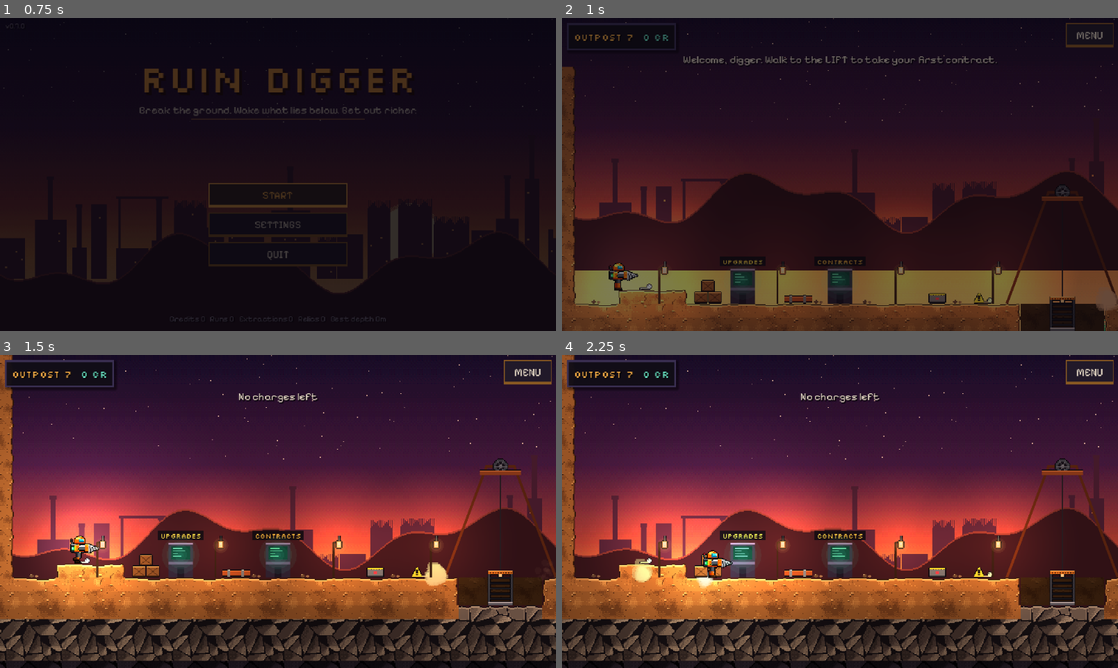
Above: before the commit, frames 1-4 (two rows, left to right).
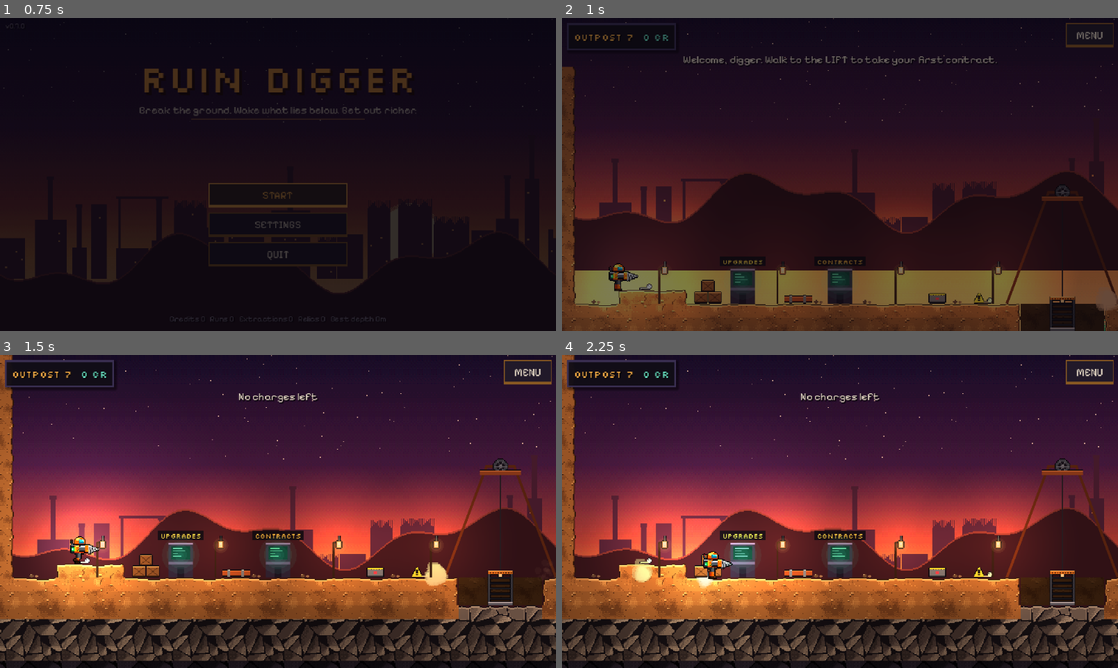
Above: after the commit, the same moments.

Repository: narmanb/ruindigger
Game: Godot game, scene res://src/main.tscn
Two runs of this game, one before a commit and one after it. Both use one fixed random seed, a clock stepped at 60 frames per second and the inputs below.
Inputs (mouse positions are in pixels of both pictures, inside the frame that each line leads up to):
- Up to frame 1 (0.75 s): click "START" at 0.5 s
- Up to frame 2 (1 s): no input
- Up to frame 3 (1.5 s): tap Enter (ui_accept) at 1.25 s; move the mouse to (400, 495) at 1.27 s; hold D (move_right) from 1.28 s (still down); hold T (lure) from 1.28 s (still down); tap K (charge) at 1.35 s; click (400, 495) at 1.42 s
- Up to frame 4 (2.25 s): tap Space (jump) at 1.52 s; release D (move_right) at 2 s; release T (lure) at 2 s; drag from (728, 527) to (812, 574) at 2.02 s

Frame 1 is identical in both runs. In frame 2, 0.1% of the frame differs, in the area x 8-14%, y 78-88%; in frame 3, 0.2%, in the area x 12-18%, y 57-67%; in frame 4, 0.2%.

Commit message:
Feet touch the visible ground; lures shown as pips
- TerrainView.surface_depth skips the near-black outline row at the top of
  each tile edge (it vanishes against the dark cave), so the boots now
  rest on the bright ground line; max sink 5 px.
- Status panel and toolbar show lures as cyan pips like the charges.

Co-Authored-By: Claude Opus 5.5 <noreply@anthropic.com>
Claude-Session: https://claude.ai/code/session_0138F4YZBGuyEGS2A96HVeB3

Diff:
--- a/src/autoload/balance.gd
+++ b/src/autoload/balance.gd
@@ -202,7 +202,7 @@
 const SAND_BLAST_EVERY := 4
 const SAND_BLAST_AMOUNT := 8
 const SAND_RUBBLE_AMOUNT := 16       # a fallen ceiling block lands as a full cell of rubble
-const FOOT_SINK_MAX := 4             # px the sprite may sink onto rough ground
+const FOOT_SINK_MAX := 5             # px the sprite may sink onto rough ground
 const CAMERA_LOOK_AHEAD := 0.11     # fraction of the visible width
 const CHARGE_PRICE := 25
 const CHARGES_FREE := 2
--- a/src/terrain/terrain_view.gd
+++ b/src/terrain/terrain_view.gd
@@ -391,6 +391,12 @@
 	var d := 0
 	while d < int(C) - 1 and _atlas_img.get_pixel(key.x, key.y + d).a < 0.5:
 		d += 1
+	# the first solid row is a near-black outline that vanishes against the
+	# dark cave behind it; the ground you see starts below it. Feet stand ON
+	# the outline row, so the boot's own outline overlaps it.
+	var px := _atlas_img.get_pixel(key.x, key.y + d)
+	if px.get_luminance() < 0.25 and d < int(C) - 2:
+		d += 1
 	_depth_cache[key] = d
 	return d
 
--- a/src/ui/hud.gd
+++ b/src/ui/hud.gd
@@ -348,8 +348,18 @@
 				draw_rect(Rect2(r.position, Vector2(8, 2)), HudSkin.RED.lightened(0.45))
 			else:
 				draw_rect(r, HudSkin.MUTED, false, 1.0)
+		# lures: cyan pips, like the charges
 		var lures := int(Game.run.get("lures", 0))
-		HudSkin.label(self, Vector2(BX + maxi(ch, 3) * 10 + 12, y), "LURE %d" % lures, 9, HudSkin.CYAN if lures > 0 else HudSkin.MUTED)
+		var lx := BX + maxi(ch, 3) * 10 + 10
+		HudSkin.label(self, Vector2(lx, y), "LURE", 9, HudSkin.MUTED)
+		lx += 34
+		for i in maxi(lures, Balance.LURES_PER_RUN):
+			var lr := Rect2(lx + i * 10, y - 8, 8, 9)
+			if i < lures:
+				draw_rect(lr, HudSkin.CYAN.darkened(0.15))
+				draw_rect(Rect2(lr.position, Vector2(8, 2)), HudSkin.CYAN.lightened(0.4))
+			else:
+				draw_rect(lr, HudSkin.MUTED, false, 1.0)
 		var scap: int = hud.mine.scaffold_cap()
 		var sn: int = Game.run.get("scaffold", 0)
 		var scol := HudSkin.YELLOW.lerp(HudSkin.RED, hud._scaf_pulse)
--- a/src/ui/touch_controls.gd
+++ b/src/ui/touch_controls.gd
@@ -522,7 +522,16 @@
 			if k == 0 and cd > 0.0:
 				HudSkin.label(self, c + Vector2(rect.size.x * 0.33, -rect.size.y * 0.08), "%d" % ceili(cd), 8, Color(HudSkin.YELLOW, op), true)
 			if k == 1:
-				HudSkin.label(self, c + Vector2(rect.size.x * 0.33, -rect.size.y * 0.08), str(lures), 8, Color(HudSkin.CYAN if lures > 0 else HudSkin.MUTED, op), true)
+				# lures left as small cyan pips beside the icon
+				var n := maxi(lures, Balance.LURES_PER_RUN)
+				var ps := maxf(3.0, roundf(3.0 * sc))
+				var px0 := c.x + rect.size.x * 0.24
+				for i in n:
+					var pr := Rect2(roundf(px0), roundf(c.y - rect.size.y * 0.34 + i * (ps + 2.0)), ps, ps)
+					if i < lures:
+						draw_rect(pr, Color(HudSkin.CYAN, op))
+					else:
+						draw_rect(pr, Color(HudSkin.MUTED, op), false, 1.0)
 		var b0: Rect2 = bar["buttons"][0]
 		draw_rect(Rect2(roundf(b0.end.x), b0.position.y + 3.0, maxf(1.0, roundf(sc)), b0.size.y - 6.0), Color(HudSkin.METAL, op))
 	# the tab: a small metal block whose arrow points where the bar will go
Not shown, changed: CHANGELOG.md
